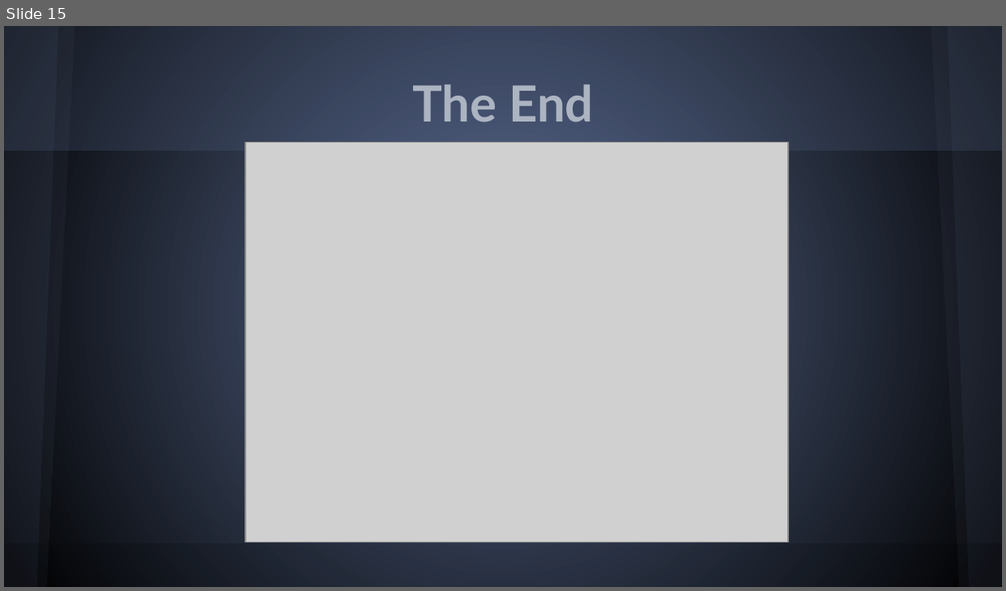
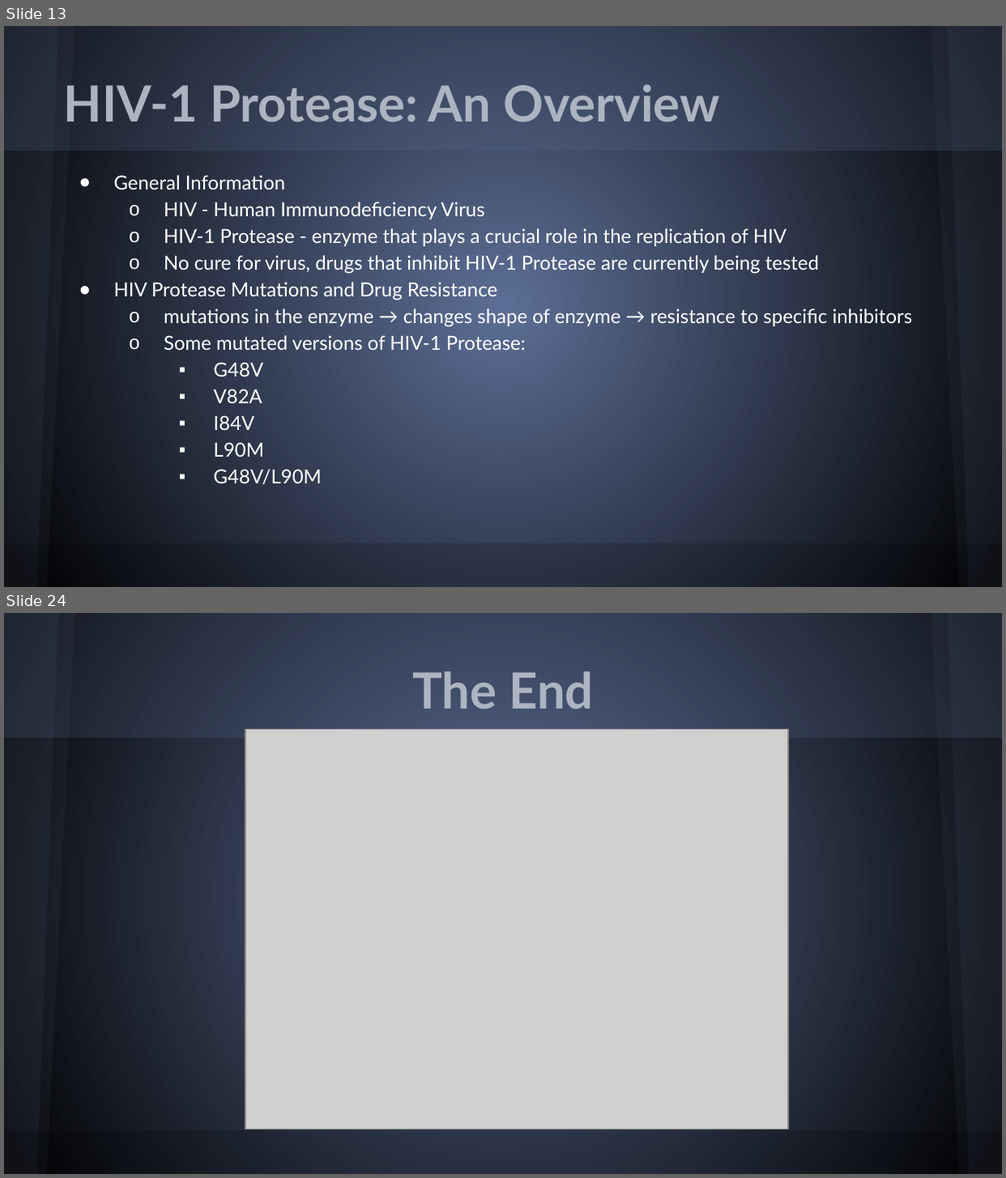
Before and after one commit to PGSSCompBio14/Stochastic-Simulator-Project, a slide deck: powerpoint/BOSSppt.pptx. Shown one above the other, each under a label of ours: slide 15 before the commit, slides 13 and 24 after it; the slides between them are not shown. The pictures are 1006x591 and 1006x1178 pixels, drawn with LibreOffice and Linux fonts; fonts in the diff are those of the drawing; grey boxes stand for pictures. Boxes give left, top, right and bottom in pixels: in the first picture for what was removed or moved away, otherwise in the second. Text is boxed around its words. In the diff, an @@ line names an element or a change of style, - is before the commit and + after.

```diff
--- a/powerpoint/BOSSppt.pptx
+++ b/powerpoint/BOSSppt.pptx
@@ slide 13 added at (4, 26, 1002, 587), background gradient #5C6E95 to #000000; not listed: 6 template elements that a slide beside it also shows @@
@@ title added at (64, 84, 719, 122), 36 pt, text #ACB4C2, bold @@
+HIV-1 Protease: An Overview
@@ text added at (114, 175, 913, 484), 14 pt, text #FFFFFF @@
+● General Information
+  o HIV - Human Immunodeficiency Virus
+  o HIV-1 Protease - enzyme that plays a crucial role in the replication of HIV
+  o No cure for virus, drugs that inhibit HIV-1 Protease are currently being tested
+● HIV Protease Mutations and Drug Resistance
+  o mutations in the enzyme → changes shape of enzyme → resistance to specific inhibitors
+  o Some mutated versions of HIV-1 Protease:
+    ▪ G48V
+    ▪ V82A
+    ▪ I84V
+    ▪ L90M
+    ▪ G48V/L90M
@@ what was slide 15 is now slide 24 @@
```
Also in this commit, not shown: 7 slides changed, 15 other slides added, 7 slides removed.
